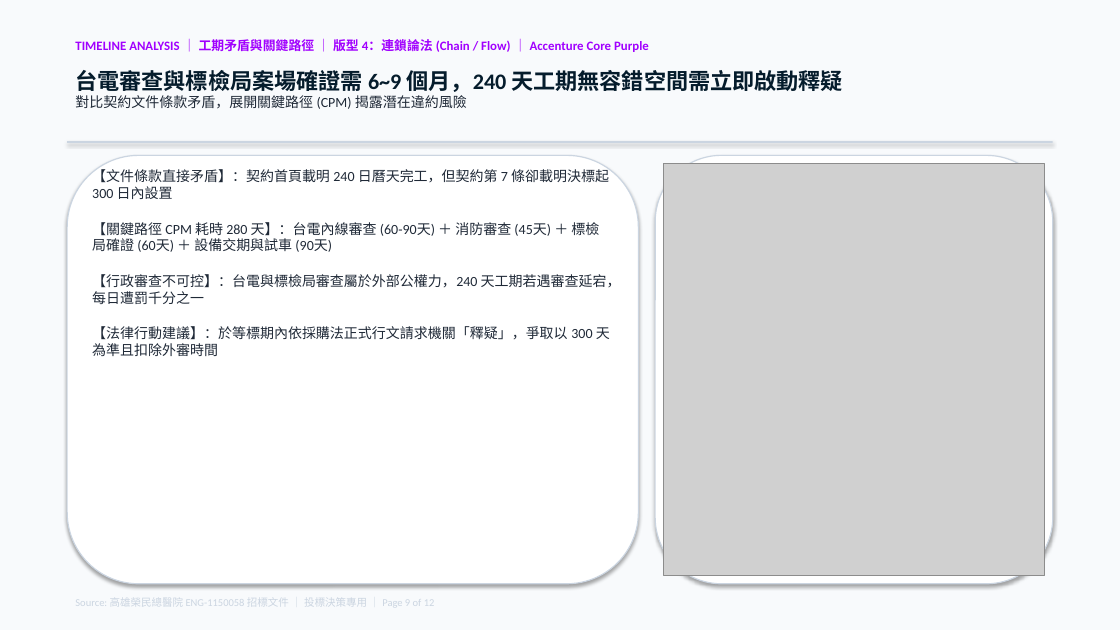
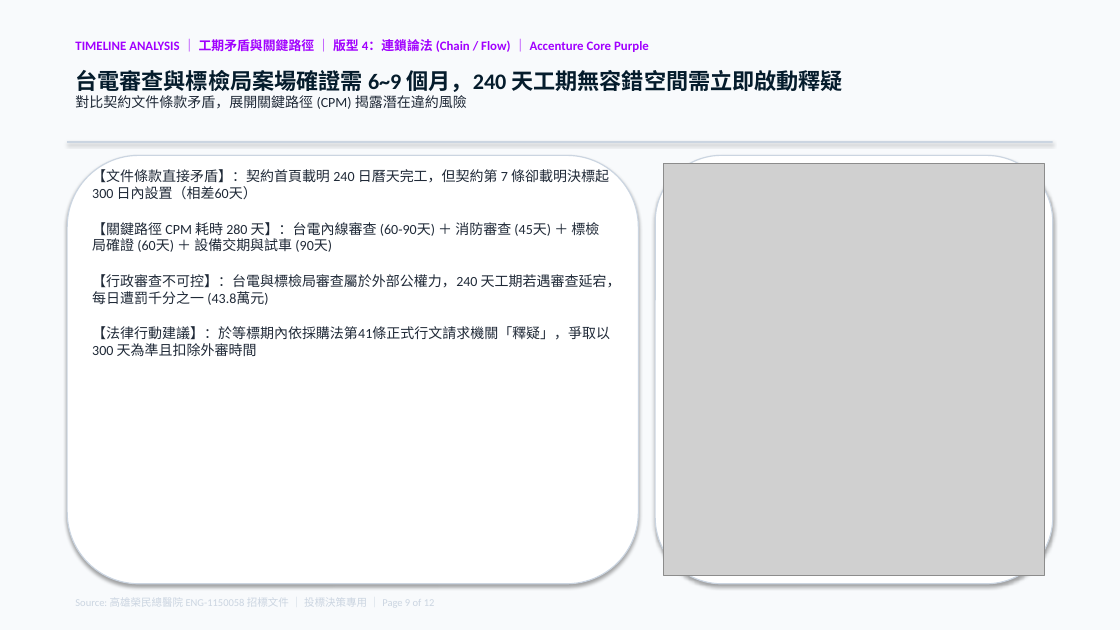
Before and after one commit to davidyeh51/vghks-bess-consulting-platform, a slide deck: slide 9 of vghks_bess_zero_noise_consulting.pptx. Drawn at 1120x630 pixels with LibreOffice and Linux fonts; fonts in the diff are those of the drawing; grey boxes stand for pictures. Boxes give left, top, right and bottom in pixels: in the first picture for what was removed or moved away, otherwise in the second. Text is boxed around its words. In the diff, an @@ line names an element or a change of style, - is before the commit and + after.

```diff
--- a/vghks_bess_zero_noise_consulting.pptx
+++ b/vghks_bess_zero_noise_consulting.pptx
@@ text at [92, 168, 609, 199]: text changed @@
-【文件條款直接矛盾】：契約首頁載明 240 日曆天完工，但契約第 7 條卻載明決標起 300 日內設置
+【文件條款直接矛盾】：契約首頁載明 240 日曆天完工，但契約第 7 條卻載明決標起 300 日內設置（相差60天）
@@ text at [92, 274, 621, 356]: text changed @@
-【行政審查不可控】：台電與標檢局審查屬於外部公權力，240 天工期若遇審查延宕，每日遭罰千分之一
-【法律行動建議】：於等標期內依採購法正式行文請求機關「釋疑」，爭取以 300 天為準且扣除外審時間
+【行政審查不可控】：台電與標檢局審查屬於外部公權力，240 天工期若遇審查延宕，每日遭罰千分之一 (43.8萬元)
+【法律行動建議】：於等標期內依採購法第41條正式行文請求機關「釋疑」，爭取以 300 天為準且扣除外審時間
```
Also in this commit, not shown: 1 other slide changed, 3 other files.
